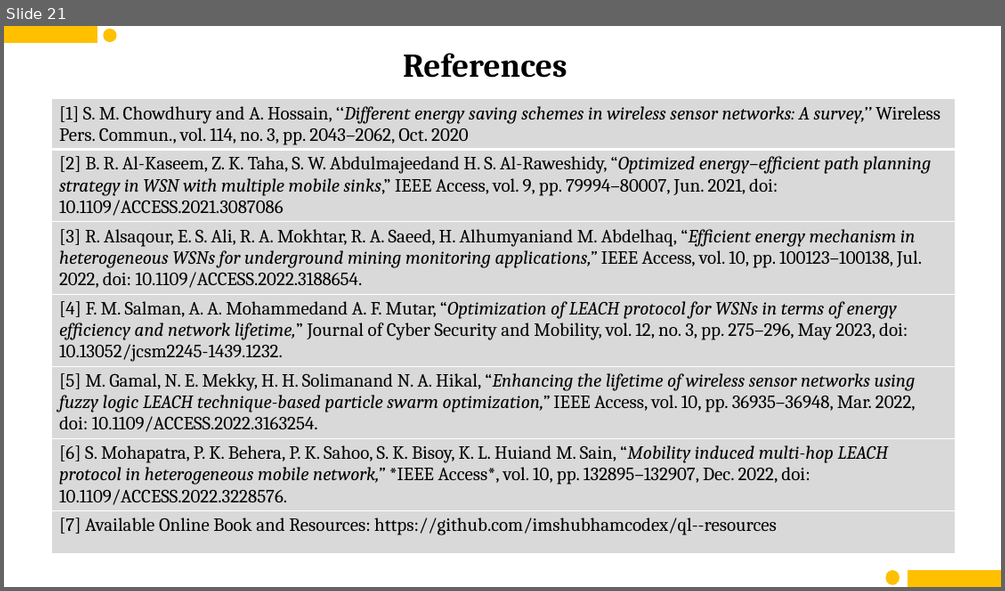
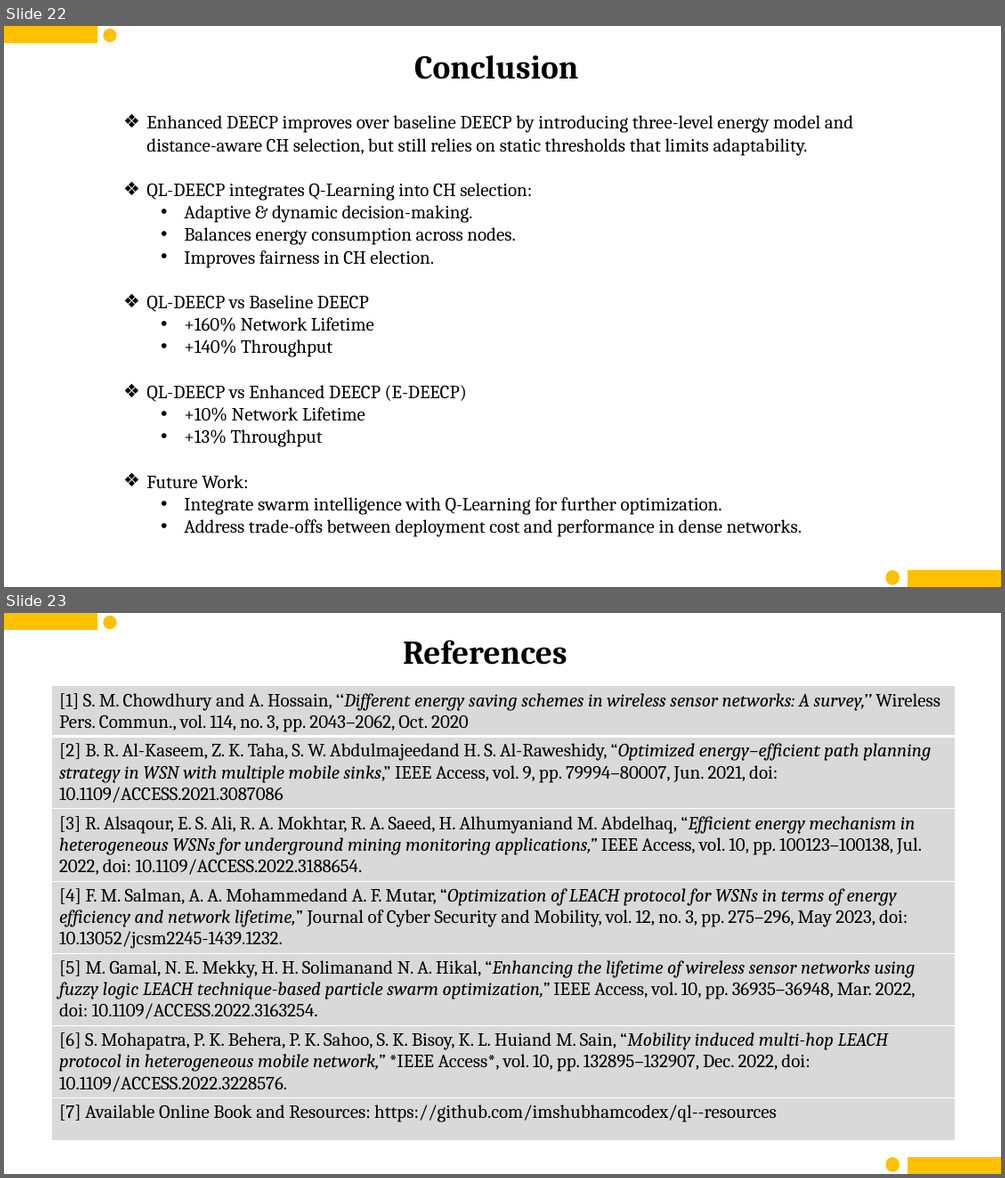
Before and after one commit to imshubhamcodex/ql--resources, a slide deck: mid_sem_RL.pptx. Shown one above the other, each under a label of ours: slide 21 before the commit, slides 22 and 23 after it. The pictures are 1005x591 and 1005x1178 pixels, drawn with LibreOffice and Linux fonts; fonts in the diff are those of the drawing. Boxes give left, top, right and bottom in pixels: in the first picture for what was removed or moved away, otherwise in the second. Text is boxed around its words. In the diff, an @@ line names an element or a change of style, - is before the commit and + after.

```diff
--- a/mid_sem_RL.pptx
+++ b/mid_sem_RL.pptx
@@ slide 22 added at <box>4,26,1001,587</box>, background #FFFFFF @@
@@ rectangle added at <box>4,27,97,43</box>, fill #FFC000, outline #FFC000 1 pt @@
@@ ellipse added at <box>104,29,116,42</box>, fill #FFC000, outline #FFC000 1 pt @@
@@ text added at <box>414,55,578,79</box>, 32 pt, text #000000, bold @@
+Conclusion
@@ text added at <box>146,115,853,537</box>, 18 pt, text #000000 @@
+❖ Enhanced DEECP improves over baseline DEECP by introducing three-level energy model and distance-aware CH selection, but still relies on static thresholds that limits adaptability.
+❖ QL-DEECP integrates Q-Learning into CH selection:
+  • Adaptive & dynamic decision-making.
+  • Balances energy consumption across nodes.
+  • Improves fairness in CH election.
+❖ QL-DEECP vs Baseline DEECP
+  • +160% Network Lifetime
+  • +140% Throughput
+❖ QL-DEECP vs Enhanced DEECP (E-DEECP)
+  • +10% Network Lifetime
+  • +13% Throughput
+❖ Future Work:
+  • Integrate swarm intelligence with Q-Learning for further optimization.
+  • Address trade-offs between deployment cost and performance in dense networks.
@@ ellipse added at <box>886,572,899,585</box>, fill #FFC000, outline #FFC000 1 pt @@
@@ ellipse added at <box>886,571,899,583</box>, fill #FFC000, outline #FFC000 1 pt @@
@@ rectangle added at <box>908,571,1001,587</box>, fill #FFC000, outline #FFC000 1 pt @@
@@ rectangle added at <box>909,572,1001,587</box>, fill #FFC000, outline #FFC000 1 pt @@
@@ what was slide 21 is now slide 23 @@
```
Also in this commit, not shown: 8 slides changed, 1 other slide added.
